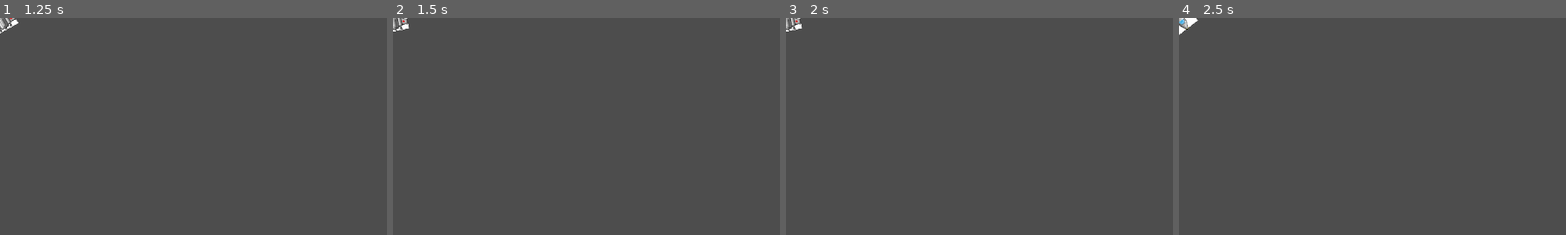
Above: before the commit, frames 1-4 (left to right).
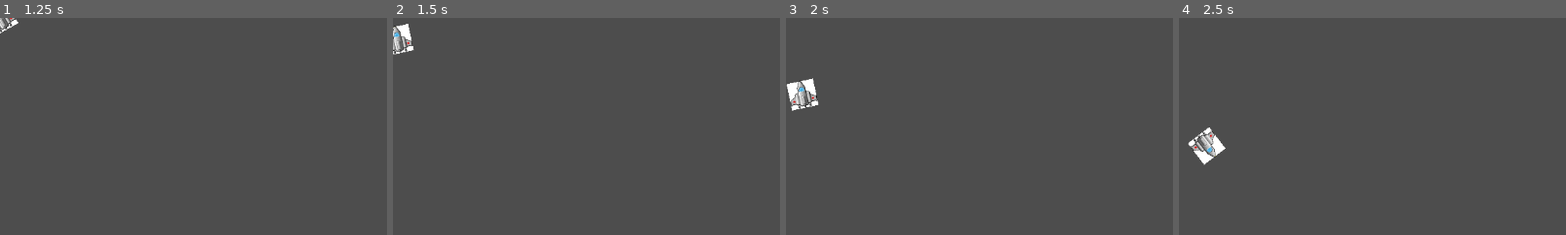
Above: after the commit, the same moments.

Repository: GreatSandwiches/Orbital-Obliteration
Game: Godot game, scene res://player1.tscn
The game is run twice, just before and just after one commit, with the same random seed, the same clock (stepped at 60 frames per second) and the same inputs.
Inputs:
- Up to frame 1 (1.25 s): tap Enter at 0.5 s; hold Right (ui_right) from 0.53 s (still down)
- Up to frame 2 (1.5 s): release Right (ui_right) at 1.28 s; hold Down (ui_down) from 1.28 s (still down)
- Up to frame 3 (2 s): keep holding Down (ui_down)
- Up to frame 4 (2.5 s): release Down (ui_down) at 2.03 s; hold Right (ui_right) from 2.03 s (still down)
The pictures show only the part of the screen within x 0-50%, y 0-50%; the shares and areas given below are measured in that part.

Frame 1 is identical in both runs. In frame 2, 0.6% of the frame differs, in the area x 0-6%, y 0-17%; in frame 3, 1.0%; in frame 4, 1.0%, in the area x 0-13%, y 0-68%.

Commit message:
added acceleration physics for forward movement

Diff:
--- a/player1.gd
+++ b/player1.gd
@@ -1,6 +1,6 @@
-extends Area2D
+extends CharacterBody2D
 
-var speed = 400
+var speed = 10000
 # Called when the node enters the scene tree for the first time.
 func _ready():
 	pass # Replace with function body.
@@ -8,12 +8,17 @@
 
 # Called every frame. 'delta' is the elapsed time since the previous frame.
 func _process(delta):
-	var velocity = Vector2.ZERO
 	if Input.is_action_pressed("ui_up"):
-		position += transform.x * speed * delta
+		velocity = transform.x * speed * delta
 	if Input.is_action_pressed("ui_down"):
-		velocity.y += 1
+		velocity = -transform.x * speed * delta
 	if Input.is_action_pressed("ui_left"):
 		self.rotate(-0.1)
 	if Input.is_action_pressed("ui_right"):
 		self.rotate(0.1)
+	if not Input.is_action_pressed("ui_up") and not Input.is_action_pressed("ui_down"):
+		velocity = lerp(velocity, Vector2(0.0, 0.0), 0.005)
+
+	print(rad_to_deg(rotation))
+
+	move_and_slide()
--- a/player1.tscn
+++ b/player1.tscn
@@ -6,7 +6,7 @@
 [sub_resource type="RectangleShape2D" id="RectangleShape2D_hf56h"]
 size = Vector2(40, 40)
 
-[node name="Player" type="Area2D"]
+[node name="Player" type="CharacterBody2D"]
 script = ExtResource("1_ni2rt")
 
 [node name="ColorRect" type="ColorRect" parent="."]
